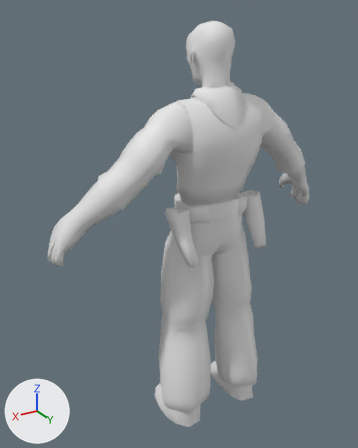
A saved change to the FBX model Assets/TripoModels/jockey_3d_model/cowboy_no_hat.fbx.
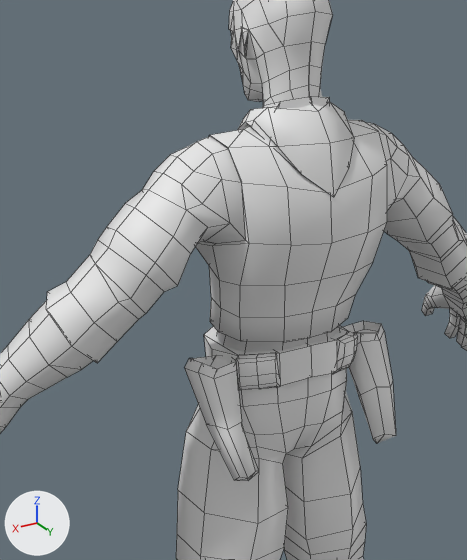
Each version is shown whole from a 50 mm camera at (1.162, 1.671, 1.849) aimed at (0.096, -0.105, 0.961), then close up on the part from 21% to 84% of the width and 8% to 68% of the height. The axes (+X, +Y, +Z) are drawn at lower left. The lights are the same throughout. The older version's two pictures come first. The close-ups show mesh edges as thin lines. Materials are left out; every surface is plain grey. Where no turn or scale is listed for an object, it has been applied to the vertices. Vertices at exactly the same position are counted once.

The first close-up shows 'CowBoy'.
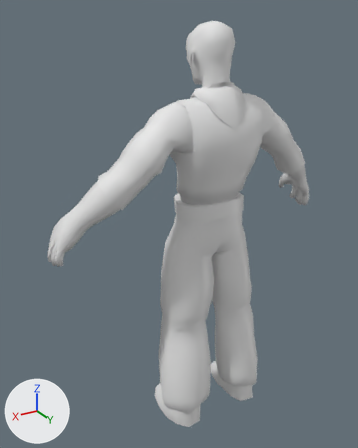
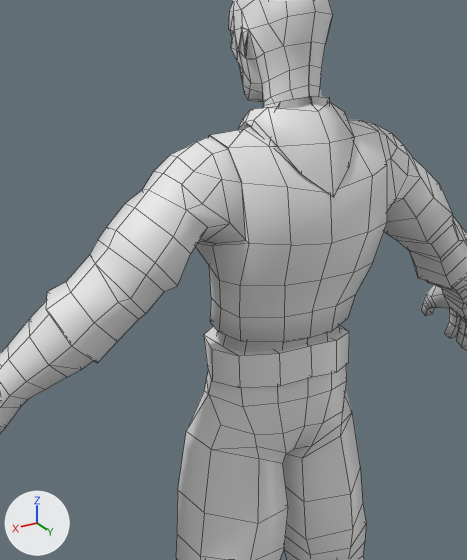
Diff of the bpy script that builds the scene:
```diff
--- a/Assets/TripoModels/jockey_3d_model/cowboy_no_hat.fbx.py
+++ b/Assets/TripoModels/jockey_3d_model/cowboy_no_hat.fbx.py
@@ me_mesh_030 @@
 # used by ob_cowboy; location = (0.0, -0.053, 0.766)
-me_mesh_030.from_pydata(...)  # 1213 vertices, 1223 faces; spans x -0.69..0.69, y -0.16..0.22, z -0.76..1.05
+me_mesh_030.from_pydata(...)  # 1093 vertices, 1115 faces; spans x -0.69..0.69, y -0.16..0.22, z -0.76..1.05
+# me_mesh_030 part 1: the loose piece of 35 vertices spanning x 0.14..0.23, y 0.03..0.22, z 0.1..0.34 is deleted
+# me_mesh_030 part 2: the loose piece of 35 vertices spanning x -0.23..-0.14, y 0.03..0.22, z 0.1..0.34 is deleted
+# me_mesh_030 part 3: the loose piece of 25 vertices spanning x 0.07..0.15, y 0.11..0.16, z 0.26..0.35 is deleted
+# me_mesh_030 part 4: the loose piece of 25 vertices spanning x -0.15..-0.07, y 0.11..0.16, z 0.26..0.35 is deleted
+# other edits to the shape of me_mesh_030 do not show in these pictures
```

What differs and where, as boxes [x1, y1, x2, y2] in the close-ups (467 x 560 px):
part 1 of me_mesh_030, deleted
    before: [185, 355, 259, 481]
part 2 of me_mesh_030, deleted
    before: [343, 321, 396, 443]
part 3 of me_mesh_030, deleted
    before: [236, 352, 280, 390]
part 4 of me_mesh_030, deleted
    before: [333, 331, 358, 374]
